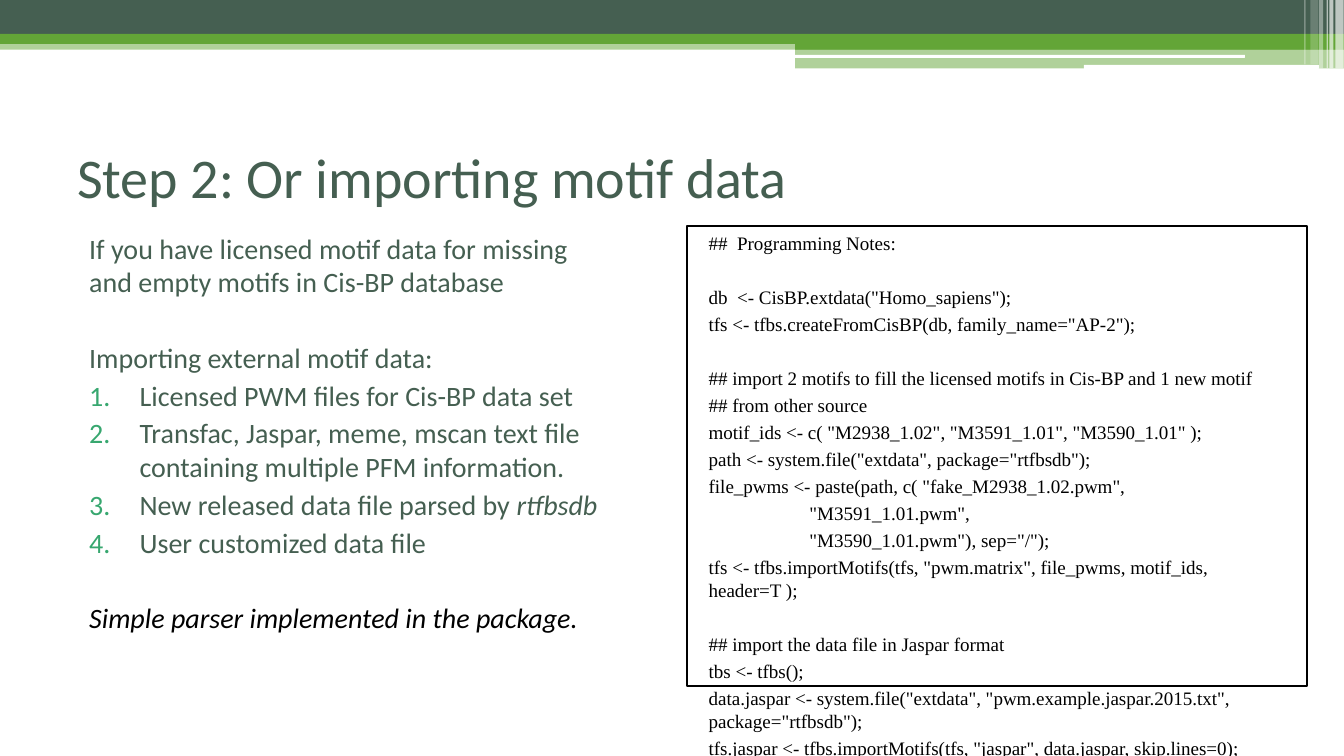
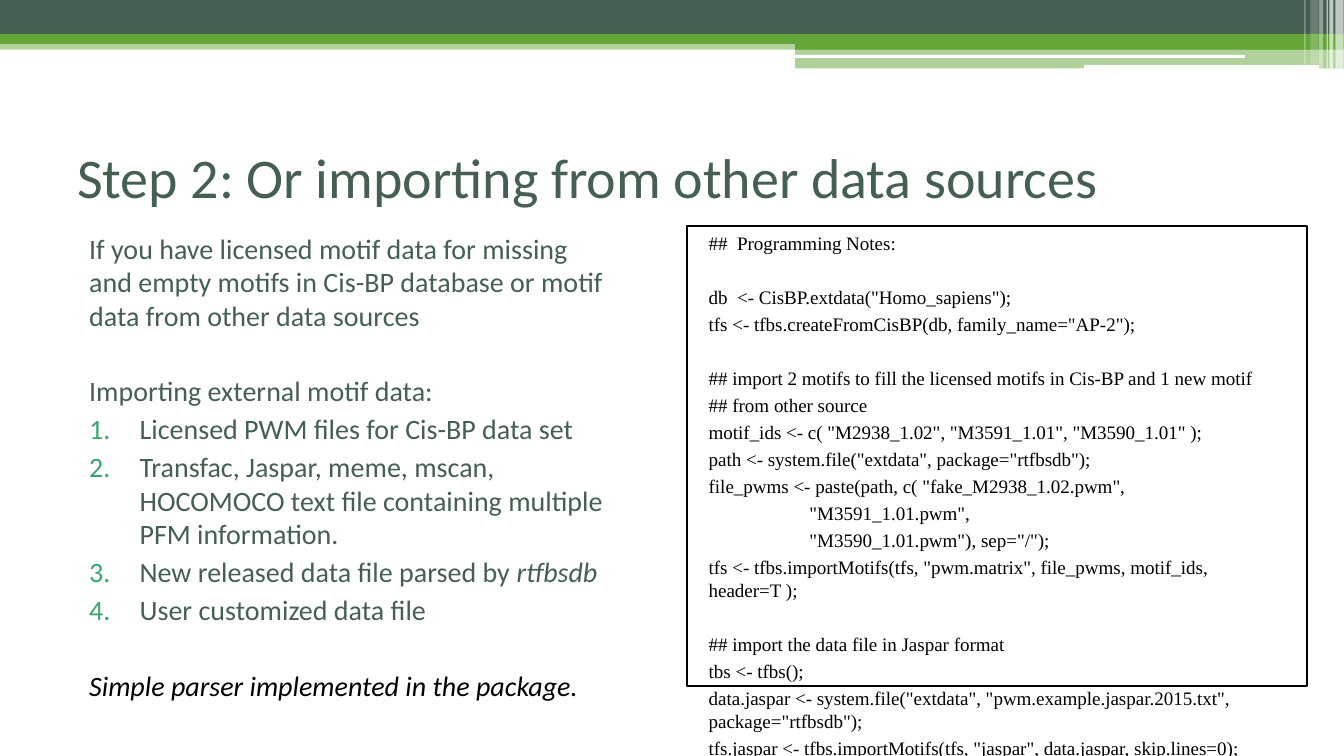
Before and after one commit to Danko-Lab/rtfbs_db, a slide deck: slide 12 of rtfbsdb-tutorial.pptx (slide 9 before the commit). Drawn at 1344x756 pixels with LibreOffice and Linux fonts; fonts in the diff are those of the drawing. Boxes give left, top, right and bottom in pixels: in the first picture for what was removed or moved away, otherwise in the second. Text is boxed around its words. In the diff, an @@ line names an element or a change of style, - is before the commit and + after.

Commit message:
Importing HOCOMOCO and MotifDB.

```diff
--- a/rtfbsdb-tutorial.pptx
+++ b/rtfbsdb-tutorial.pptx
@@ title at (x1=77, y1=159, x2=1097, y2=208): text changed @@
-Step 2: Or importing motif data
+Step 2: Or importing from other data sources
@@ text at (x1=89, y1=239, x2=602, y2=326): text changed @@
-If you have licensed motif data for missing and empty motifs in Cis-BP database
+If you have licensed motif data for missing and empty motifs in Cis-BP database or motif data from other data sources
@@ text at (x1=140, y1=458, x2=602, y2=544): text changed @@
-2. Transfac, Jaspar, meme, mscan text file containing multiple PFM information.
+2. Transfac, Jaspar, meme, mscan, HOCOMOCO text file containing multiple PFM information.
```
Also in this commit, not shown: 3 other slides changed, 3 slides added, 10 other files.
